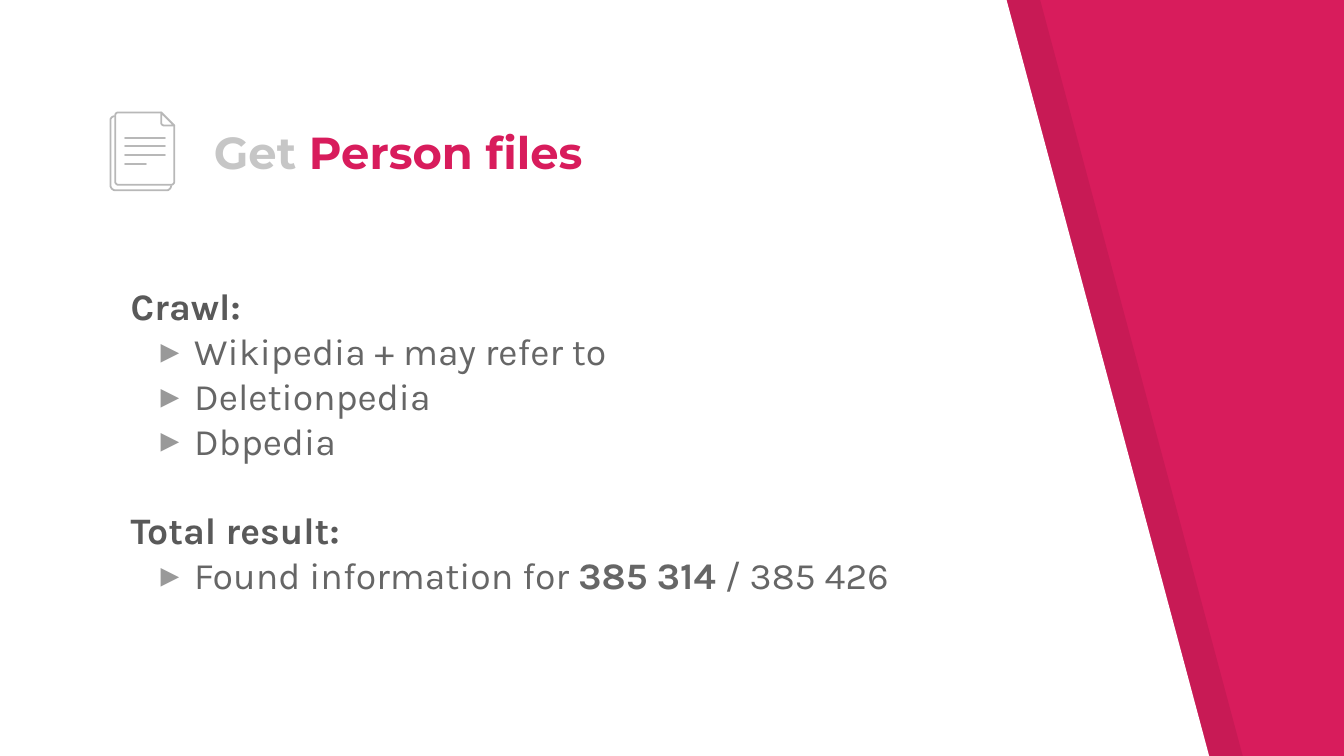
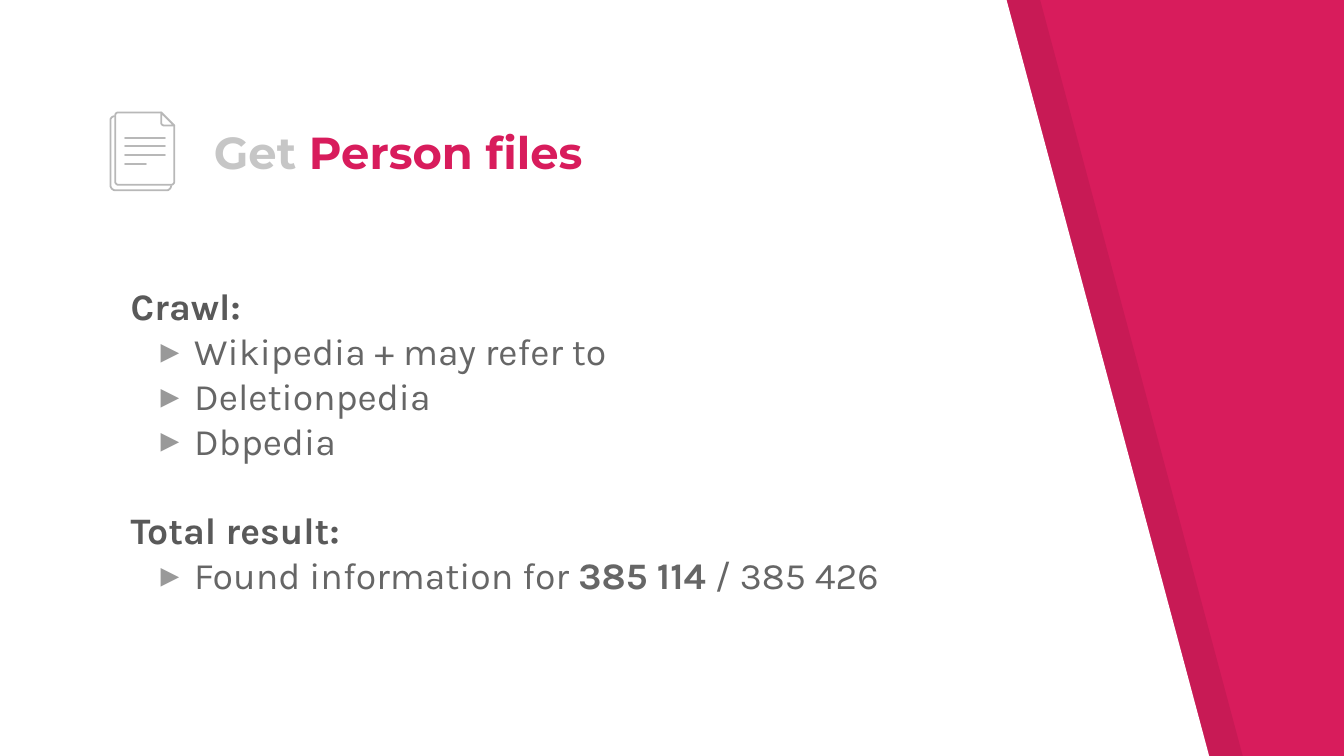
Before and after one commit to wsdm-cup-2017/goosefoot, a slide deck: slide 7 of docs/wsdm.pptx. Drawn at 1344x756 pixels with LibreOffice and Linux fonts; fonts in the diff are those of the drawing. Boxes give left, top, right and bottom in pixels: in the first picture for what was removed or moved away, otherwise in the second. Text is boxed around its words. In the diff, an @@ line names an element or a change of style, - is before the commit and + after.

```diff
--- a/docs/wsdm.pptx
+++ b/docs/wsdm.pptx
@@ text at (194, 563, 879, 590): text changed @@
-▸ Found information for 385 314 / 385 426
+▸ Found information for 385 114 / 385 426
```
Also in this commit, not shown: 3 other slides changed.
